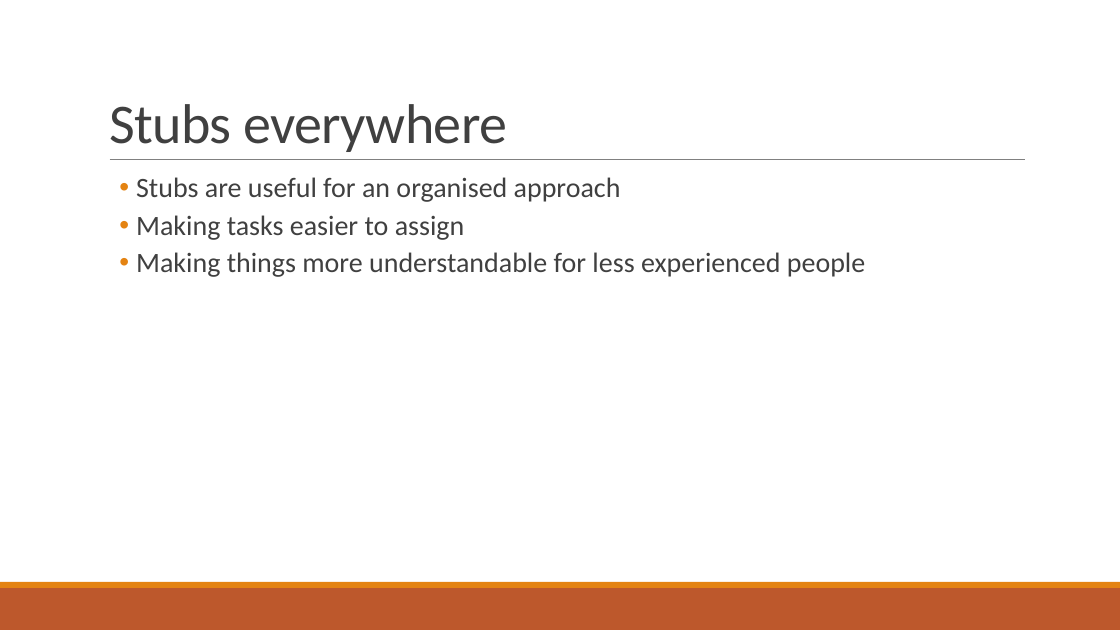
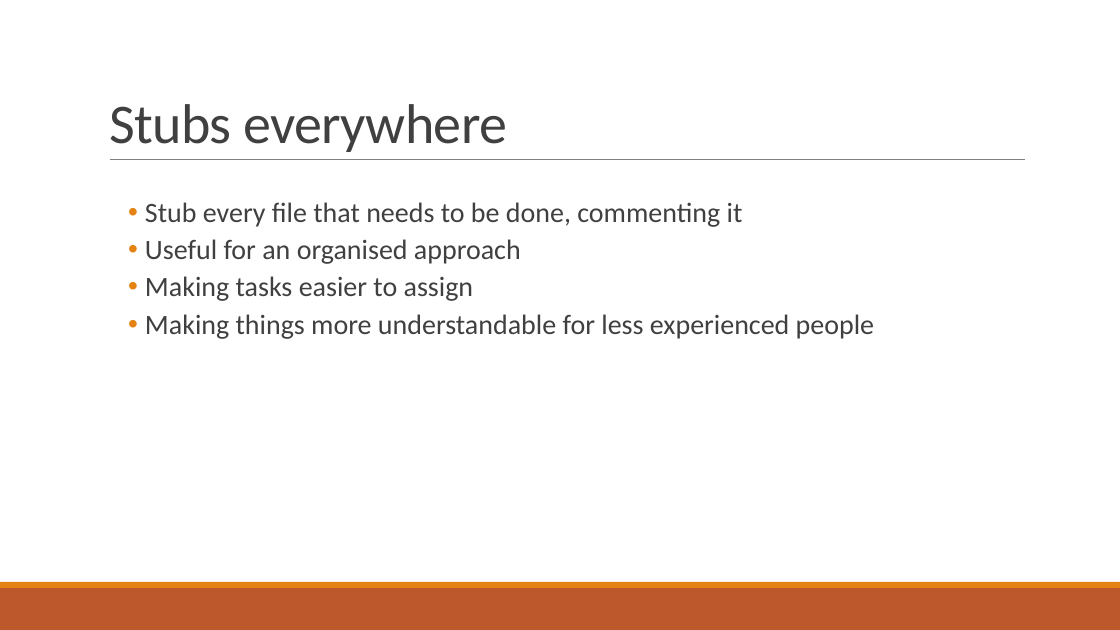
Before and after one commit to dragosthealex/roomies, a slide deck: slide 23 of resources/presentation1/final_presentation.pptx (slide 20 before the commit). Drawn at 1120x630 pixels with LibreOffice and Linux fonts; fonts in the diff are those of the drawing. Boxes give left, top, right and bottom in pixels: in the first picture for what was removed or moved away, otherwise in the second. Text is boxed around its words. In the diff, an @@ line names an element or a change of style, - is before the commit and + after.

```diff
--- a/resources/presentation1/final_presentation.pptx
+++ b/resources/presentation1/final_presentation.pptx
@@ text "Stub every file that needs ...": place and size @@
-text "Stub every file that needs ..." at [136, 177, 865, 277]
+text "Stub every file that needs ..." at [145, 202, 874, 339]
@@ text at [145, 202, 743, 264]: text changed @@
-  • Stubs are useful for an organised approach
+  • Stub every file that needs to be done, commenting it
+  • Useful for an organised approach
```
Also in this commit, not shown: 19 other slides changed, 10 slides added, 4 slides removed, 4 other files.
